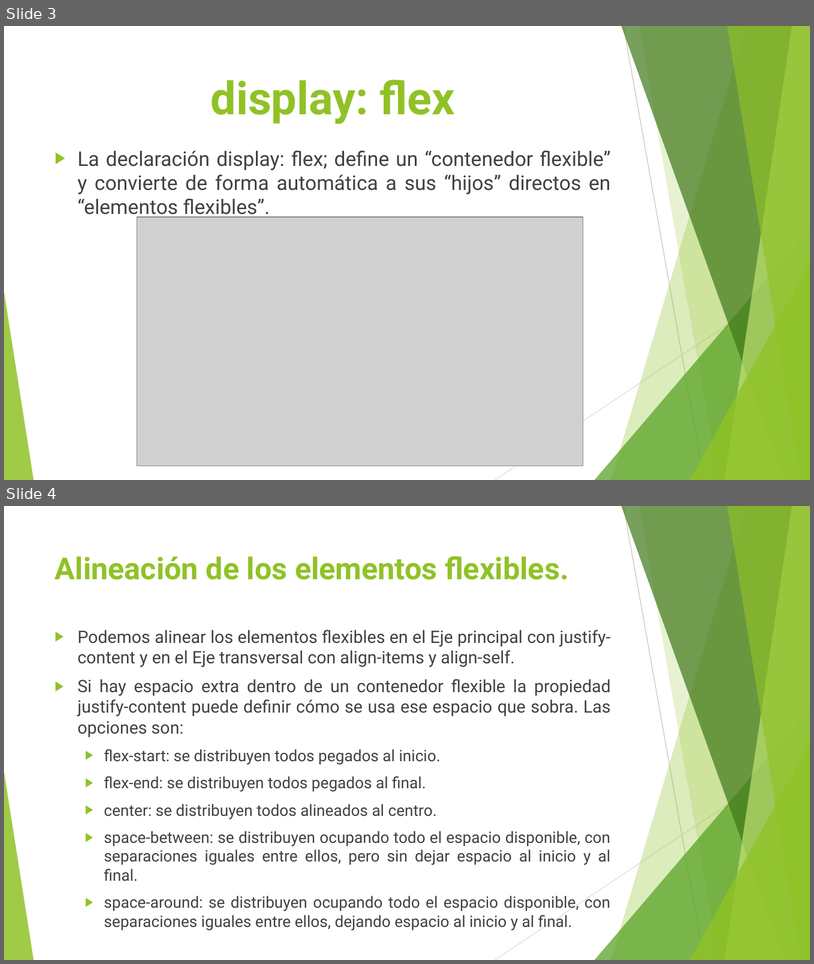
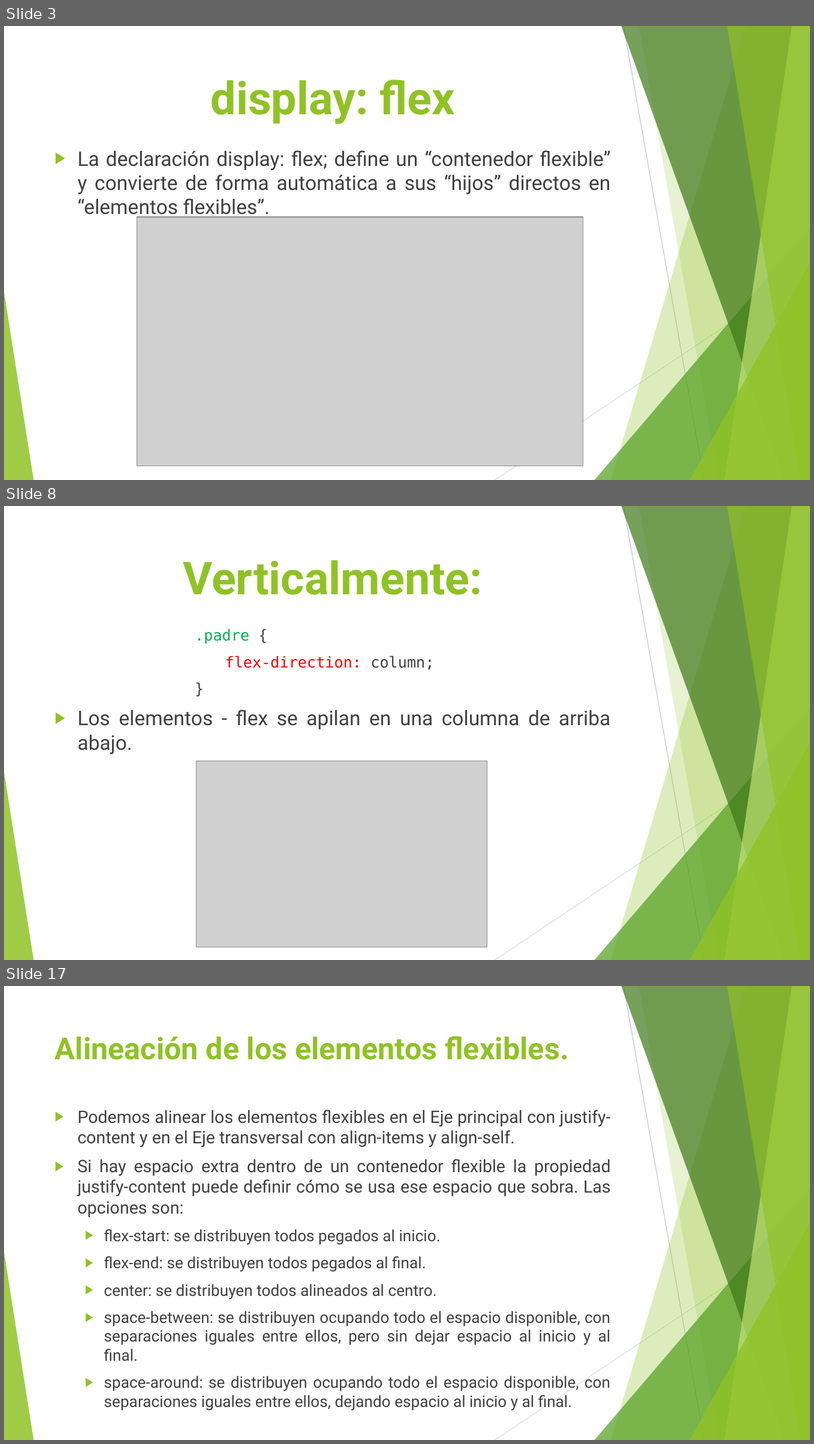
Before and after one commit to sergio180194/ProgramacionWeb, a slide deck: Flexbox/Flexbox.pptx. Shown one above the other, each under a label of ours: slides 3 and 4 before the commit, slides 3, 8 and 17 after it; the slides between them are not shown. The pictures are 814x964 and 814x1444 pixels, drawn with LibreOffice and Linux fonts; fonts in the diff are those of the drawing; grey boxes stand for pictures. Boxes give left, top, right and bottom in pixels: in the first picture for what was removed or moved away, otherwise in the second. Text is boxed around its words. In the diff, an @@ line names an element or a change of style, - is before the commit and + after.

```diff
--- a/Flexbox/Flexbox.pptx
+++ b/Flexbox/Flexbox.pptx
@@ slide 8 added at [4,506,810,960], background #FFFFFF; not listed: 10 template elements that a slide beside it also shows @@
@@ title added at [183,560,483,595], 54 pt, text #90C226, bold @@
+Verticalmente:
@@ text added at [195,629,434,670], 18 pt, text #FF0000 @@
+.padre {
+flex-direction: column;
+}
@@ text added at [78,709,611,754], 24 pt, text #404040 @@
+▶ Los elementos - flex se apilan en una columna de arriba abajo.
@@ picture added at [197,761,488,947] @@
@@ what was slide 4 is now slide 17 @@
```
Also in this commit, not shown: 1 slide changed, 30 other slides added, 1 other file.
